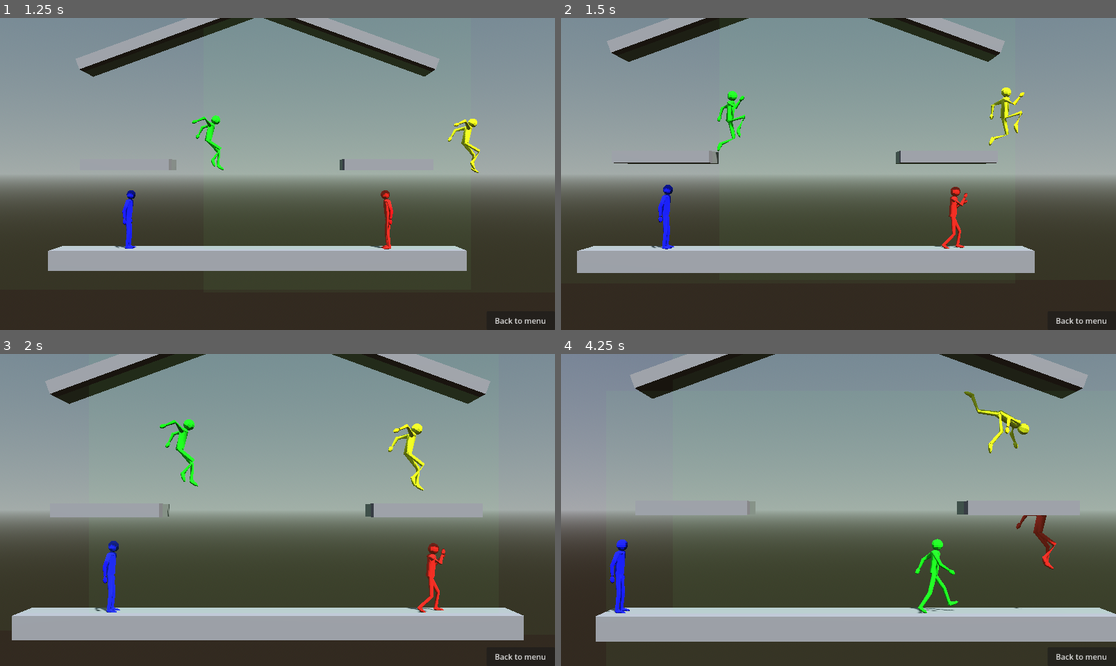
Above: before the commit, frames 1-4 (two rows, left to right).
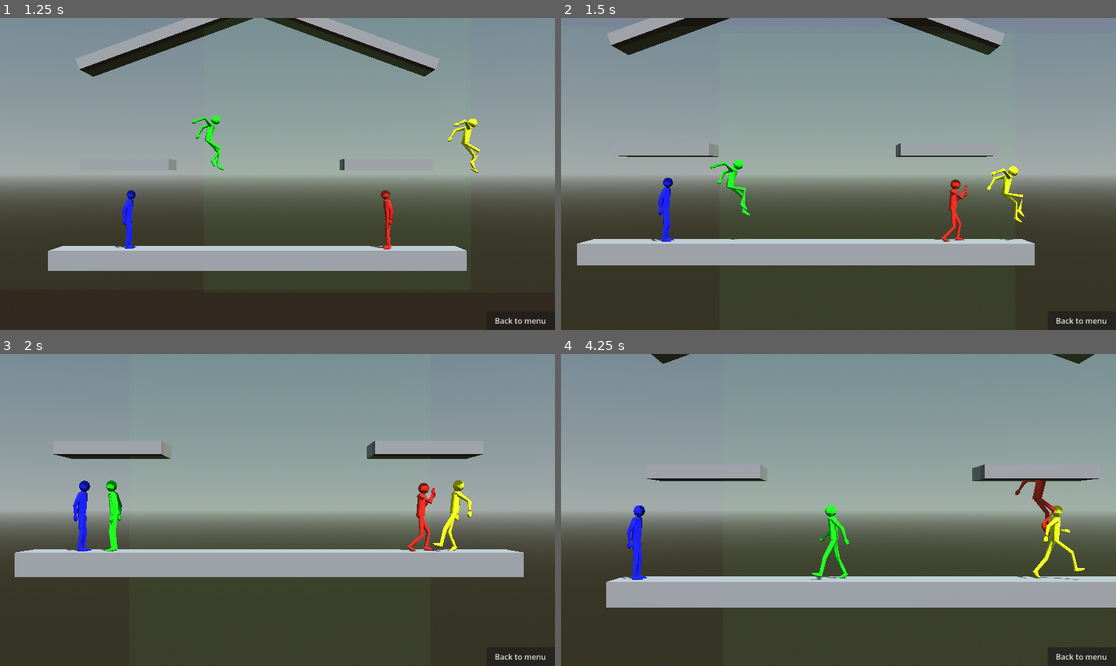
Above: after the commit, the same moments.

Repository: CocoMarck/SuperSmashTux
Game: Godot game, scene res://scenes/main.tscn
Two runs of this game, one before a commit and one after it. Both use one fixed random seed, a clock stepped at 60 frames per second and the inputs below.
Inputs (mouse positions are in pixels of both pictures, inside the frame that each line leads up to):
- Up to frame 1 (1.25 s): click "Start" at 0.5 s
- Up to frame 2 (1.5 s): tap Enter at 1.25 s; move the mouse to (960, 158) at 1.27 s; hold Right (player1_move_right) from 1.28 s (still down); tap K (player1_attack) at 1.35 s; click (960, 158) at 1.42 s
- Up to frame 3 (2 s): keep holding Right (player1_move_right); tap / (player1_jump) at 1.52 s
- Up to frame 4 (4.25 s): move the mouse to (727, 525) at 2.02 s; release Right (player1_move_right) at 2.03 s; hold Down (player1_move_down) 2.03-2.78 s; tap O (player1_grab) at 2.1 s; tap / (player1_jump) at 2.27, 3.77 s; move the mouse to (894, 441) at 2.77 s; hold Right (player1_move_right) 2.78-3.53 s; tap L (player1_power_attack) at 2.85 s; move the mouse to (810, 572) at 3.52 s; hold Up (player1_move_up) from 3.53 s (still down); tap P (player1_shield) at 3.6 s; click (810, 572) at 3.67 s

Frame 1 is identical in both runs. In frame 2, 9.4% of the frame differs, in the area x 2-86%, y 0-82%; in frame 3, 25%; in frame 4, 27%, in the area x 6-100%, y 0-93%.

Commit message:
NPC: Recovery, con salto en el aire, y tercer salto. Con turbo jump flag.

Diff:
--- a/scripts/npc.gd
+++ b/scripts/npc.gd
@@ -38,6 +38,10 @@
 var _count_change_speed : float = 0.0
 var _speeds : Array[NPCState] = [
 	NPCState.IDLE, NPCState.RUN, NPCState.WALK, NPCState.CROUCH]
+
+# Saltos interminables
+var _turbo_jump: bool = false
+var _count_jump_frames: int = 0
 
 # Funciones | Apariencia.
 func _get_default_material() -> Material:
@@ -191,6 +195,29 @@
 	_power_attack = false
 	_attack = false
 
+func _calcule_max_jump_height_frames(fall_acceleration: float, impulse: float) -> int:
+	'''
+	> Basado en funcionamiento de GravityBody3D
+
+	Cada que esta en el aire, se acumula el fall aceleración, imitando la gravedad. Si no esta en el aire no se acumula.
+
+	Por lo que se debe determinar hasta cuando se alcanza la altura maxima de un salto dependiendo de la fuerza de gravedad, y el impulso.
+
+	Es un aproximado de, porque no recive delta, ya que delta depende de que el calculo, se haga en tiempo de juego, y así no sirve.
+
+	Se espera que el fall acceleration, no sea mayor que impulse, o si no no jala. Se espera algo asi de paremetros: 0.4, 10.
+
+	De hecho es hasta realista, porque ni el jugador sabe el tiempo exacto para saltar.
+	'''
+	var frames :int = 0
+	var vertical_force: float = -impulse
+	var is_zero :bool = vertical_force < fall_acceleration
+	while is_zero:
+		vertical_force += fall_acceleration
+		is_zero = vertical_force < fall_acceleration
+		frames += 1
+	return frames
+
 # Funciones | Procesar AI
 func _process_ai(delta: float, frame: FrameMotionSignals):
 	'''
@@ -215,6 +242,7 @@
 		var nearest_platform_position :Vector3 = get_nearest_platform_position()
 		var direction :Vector3 = directional_orientation_relative_to_oneself(
 			nearest_platform_position)
+		_turbo_jump = false
 		if direction.x == 1.0:
 			_pin_left = false
 			_pin_right = true
@@ -222,9 +250,8 @@
 			_pin_left = true
 			_pin_right = false
 		if direction.y == 1.0:
-			_jump = true
-
-		print("Posición de plataforma mas cercana: ", nearest_platform_position)
+			_turbo_jump = true
+		#print("Posición de plataforma mas cercana: ", nearest_platform_position)
 
 	# Cambio de direccion y velocidad aleatorio.
 	if not _try_recovery:
@@ -239,6 +266,27 @@
 			_move_right = _pin_right
 
 	# Commit movimiento vertical
+	if _turbo_jump and _try_recovery:
+		# Salto en el piso.
+		if frame.vertical_force_signals.on_floor:#and _jump_count == 0:
+			_jump = true
+			_count_jump_frames = 0
+		# Los demas saltos
+		var reached_max_jumps :bool = _jump_count >= _max_jumps
+		if _jump == false or reached_max_jumps:
+			var frames :int = _calcule_max_jump_height_frames(fall_acceleration*delta, jump_impulse)
+			#var short_time_in_the_air :bool = frame.vertical_force_signals.air_count <= delta
+			#print(frames)
+			if (_count_jump_frames >= frames):
+				if reached_max_jumps:
+					_move_up = true
+					_power_attack = true
+					_count_jump_frames = 0
+				else:
+					_jump = true
+					_count_jump_frames = 0
+		# Contar frames de salto.
+		_count_jump_frames += 1
 	if _pin_down:
 		_move_down = true
 
